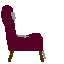
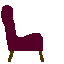
Comparing the layer stacks of the two 64x64 images. Changes:
hid "Layer #3" over [11, 12, 46, 59]
hid "Layer #1", painted on it over [11, 7, 14, 17]
